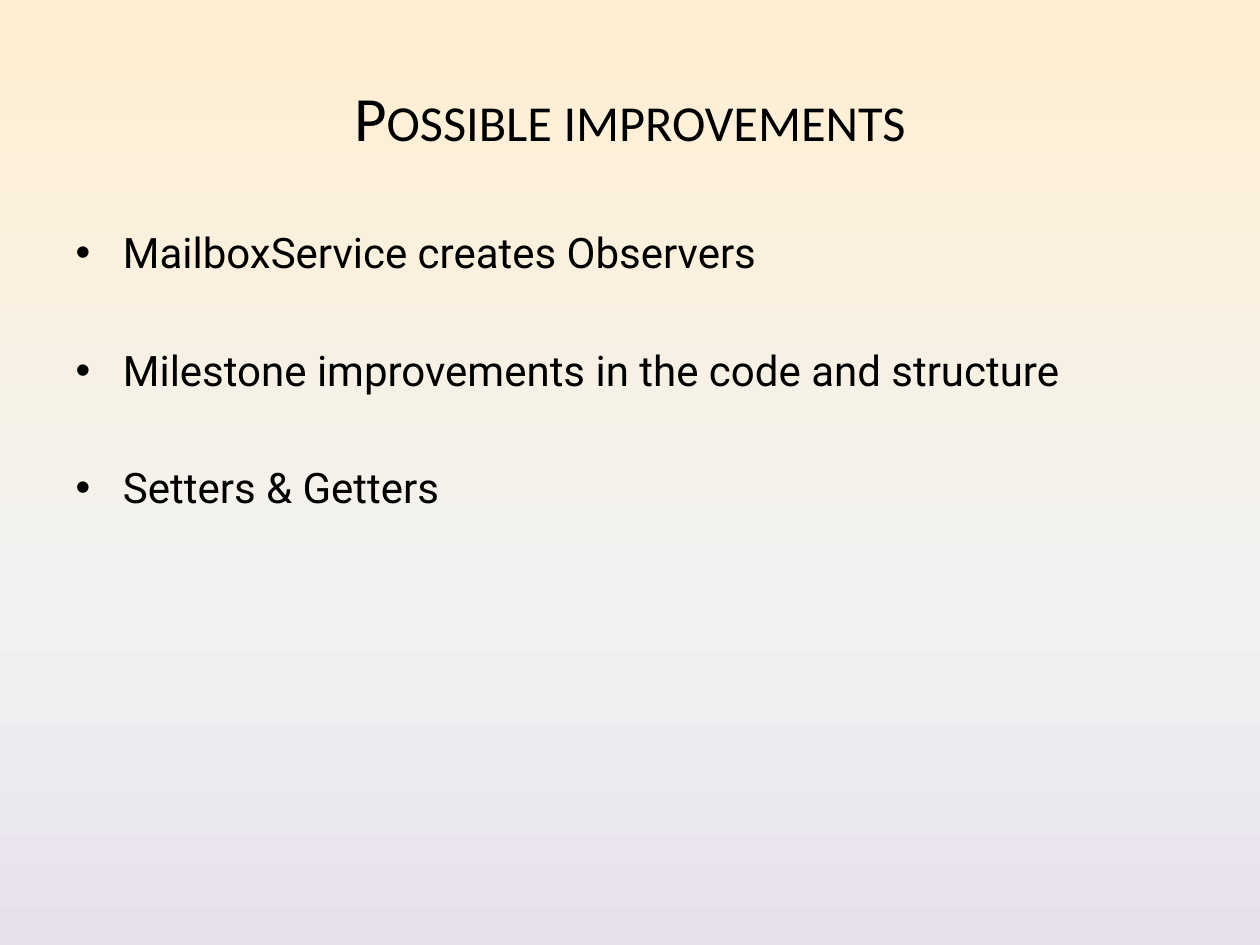
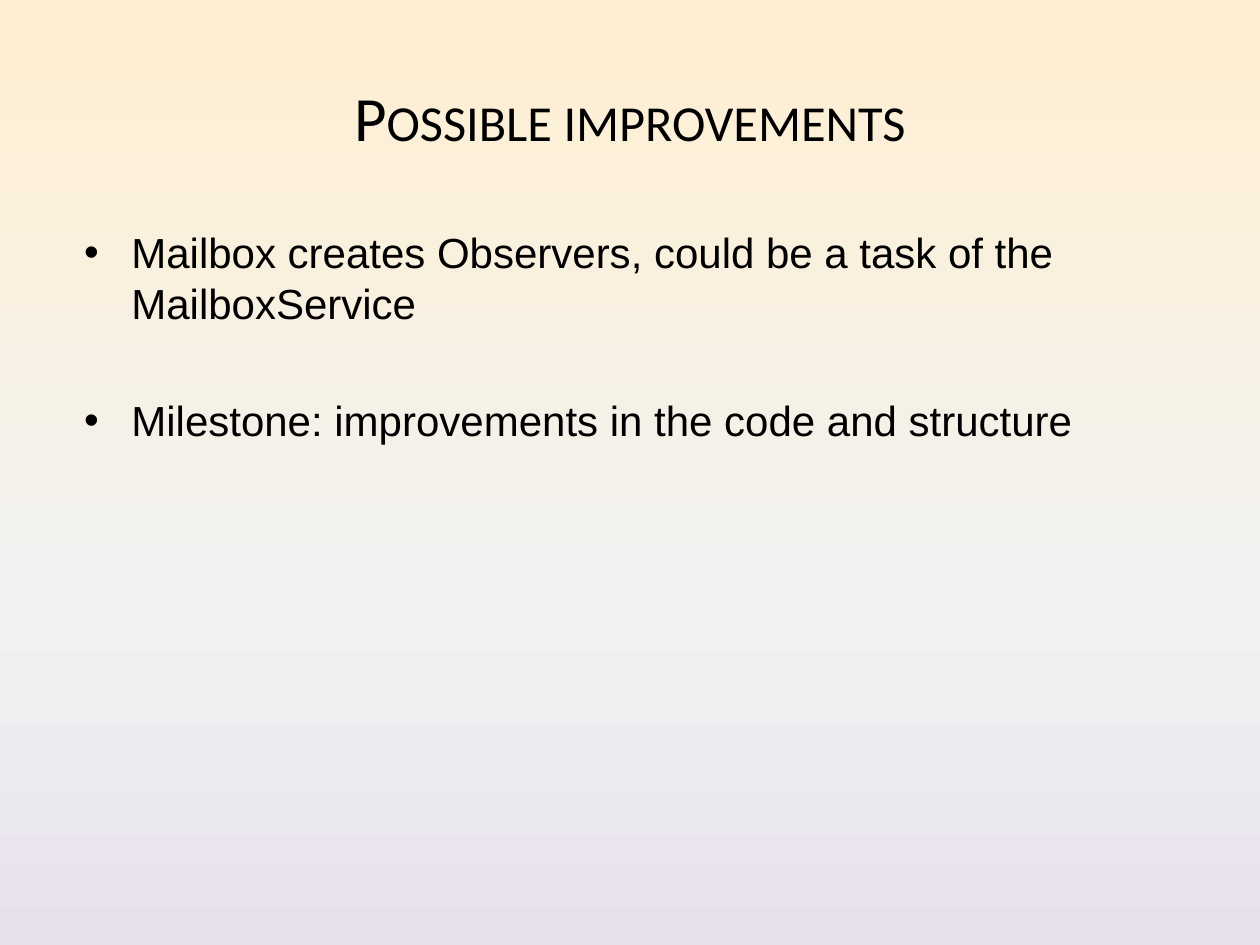
Before and after one commit to Nickelium/Software-Development, a slide deck: slide 16 of Presentaties/Iteratie 2/SWOP Presentatie 2 Inhoud.pptx. Drawn at 1260x945 pixels with LibreOffice and Linux fonts; fonts in the diff are those of the drawing. Boxes give left, top, right and bottom in pixels: in the first picture for what was removed or moved away, otherwise in the second. Text is boxed around its words. In the diff, an @@ line names an element or a change of style, - is before the commit and + after.

```diff
--- a/Presentaties/Iteratie 2/SWOP Presentatie 2 Inhoud.pptx
+++ b/Presentaties/Iteratie 2/SWOP Presentatie 2 Inhoud.pptx
@@ text at [131, 237, 1072, 445]: text changed; font Roboto to Arial @@
-• MailboxService creates Observers
-• Milestone improvements in the code and structure
-• Setters & Getters
+• Mailbox creates Observers, could be a task of the MailboxService
+• Milestone: improvements in the code and structure
```
Also in this commit, not shown: 8 other slides changed.
